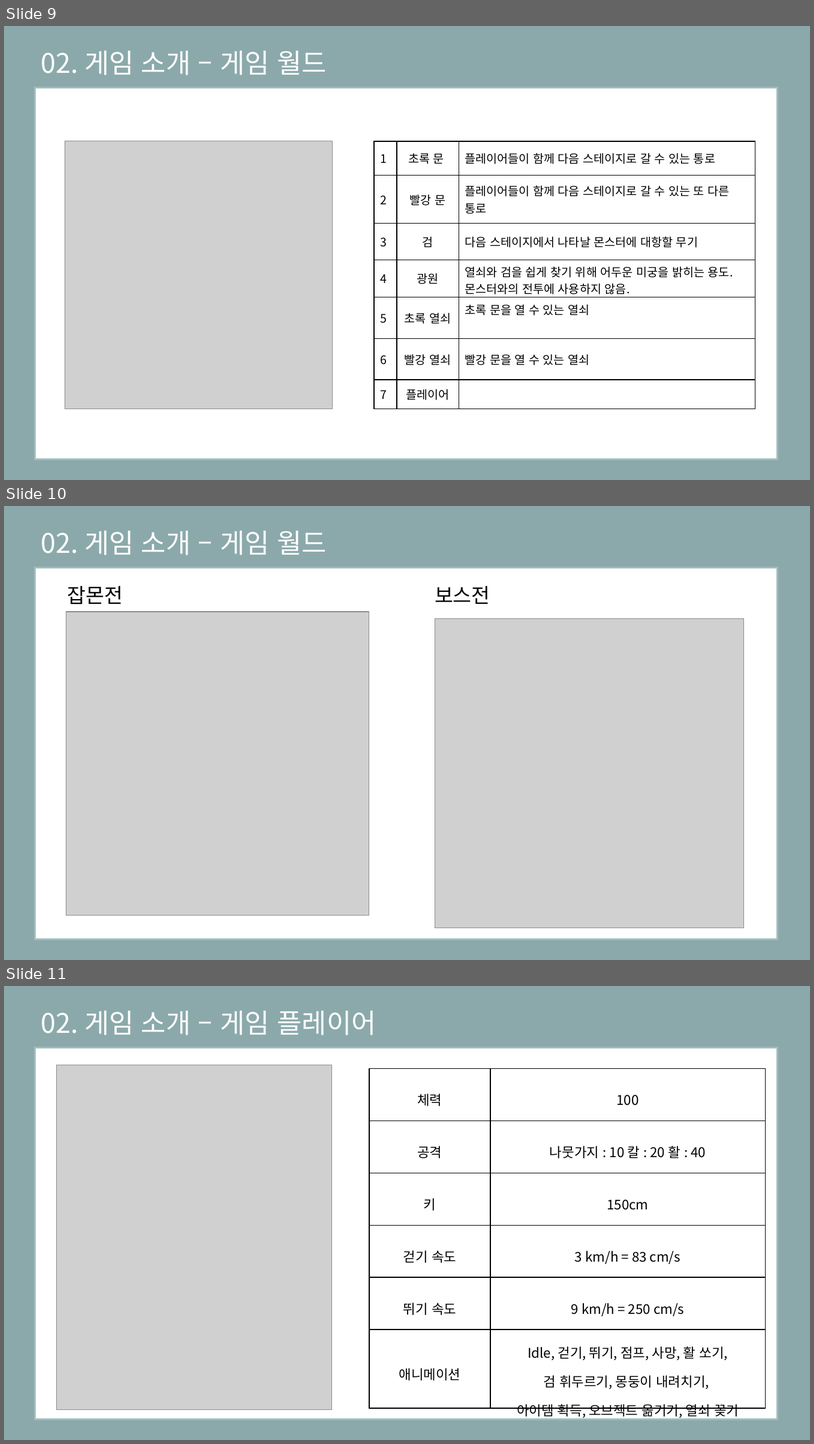
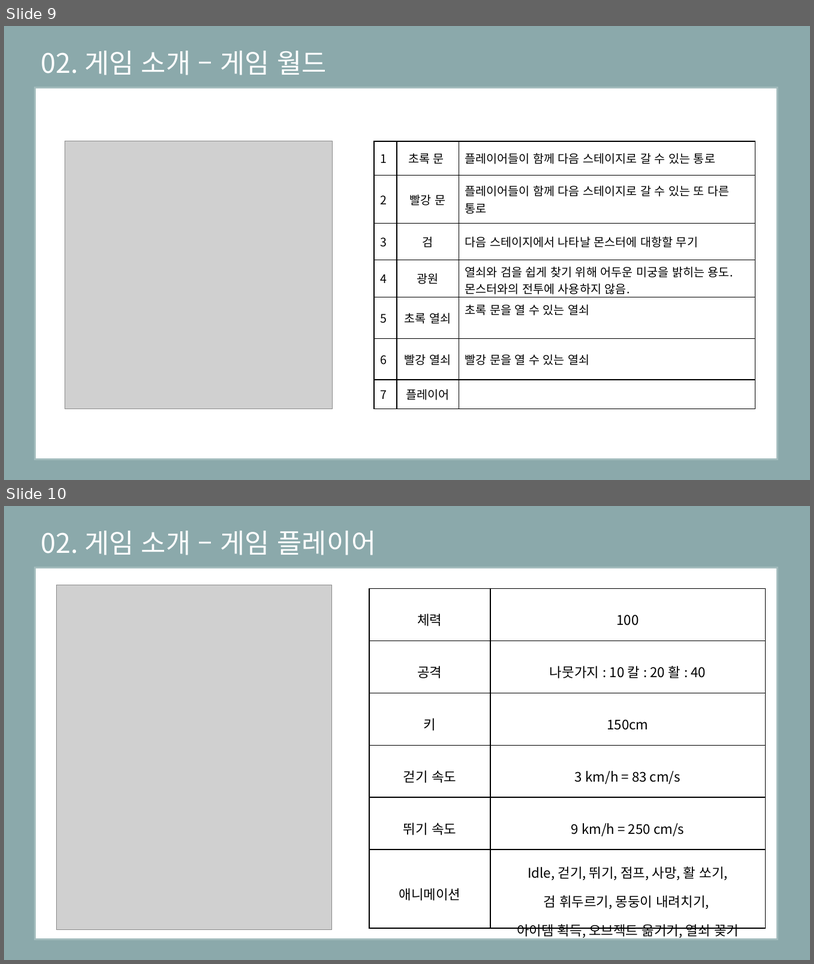
Before and after one commit to eunjiyun/Graduation_Work, a slide deck: Game_Design/2019184003 김 선아 장르 제안서.pptx. Shown one above the other, each under a label of ours: slides 9, 10 and 11 before the commit, slides 9 and 10 after it. The pictures are 814x1444 and 814x964 pixels, drawn with LibreOffice and Linux fonts; fonts in the diff are those of the drawing; grey boxes stand for pictures. Boxes give left, top, right and bottom in pixels: in the first picture for what was removed or moved away, otherwise in the second. Text is boxed around its words. In the diff, an @@ line names an element or a change of style, - is before the commit and + after.

Commit message:
Update Game Design Proposal.
슬라이드 1페이지 제목 및 팀원 이름 추가, 슬라이드 10페이지 삭제

```diff
--- a/Game_Design/2019184003 김 선아 장르 제안서.pptx
+++ b/Game_Design/2019184003 김 선아 장르 제안서.pptx
@@ slide 10 removed at (4, 506, 810, 960), background #8BA9AB @@
@@ text removed at (41, 531, 327, 555) @@
-02. 게임 소개 – 게임 월드
@@ rectangle removed at (35, 567, 778, 939) @@
@@ text removed at (68, 586, 123, 604) @@
-잡몬전
@@ text removed at (435, 586, 491, 604) @@
-보스전
@@ picture removed at (66, 612, 369, 915) @@
@@ picture removed at (435, 619, 744, 927) @@
@@ what was slide 11 is now slide 10 @@
```
Also in this commit, not shown: 1 slide changed.
